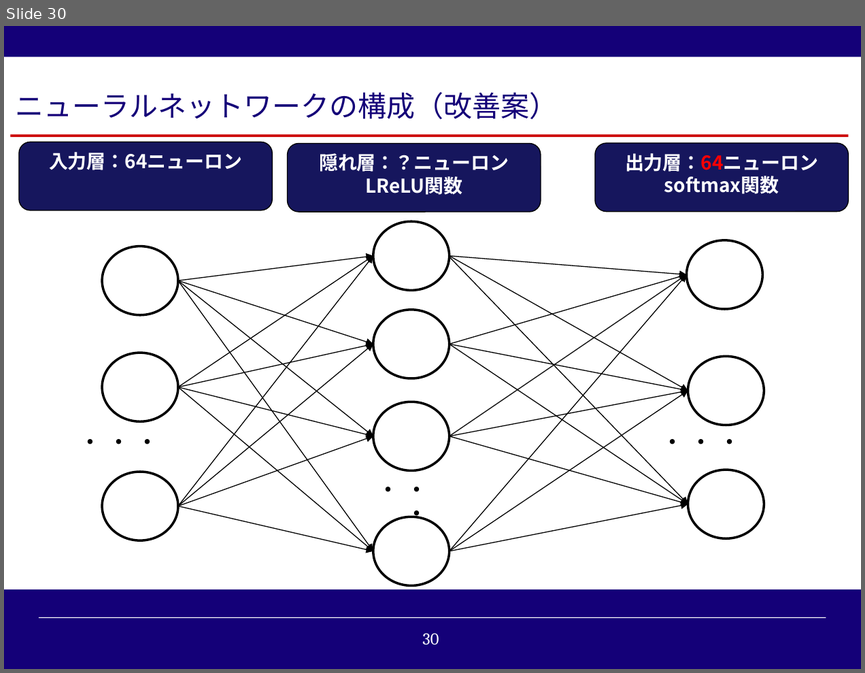
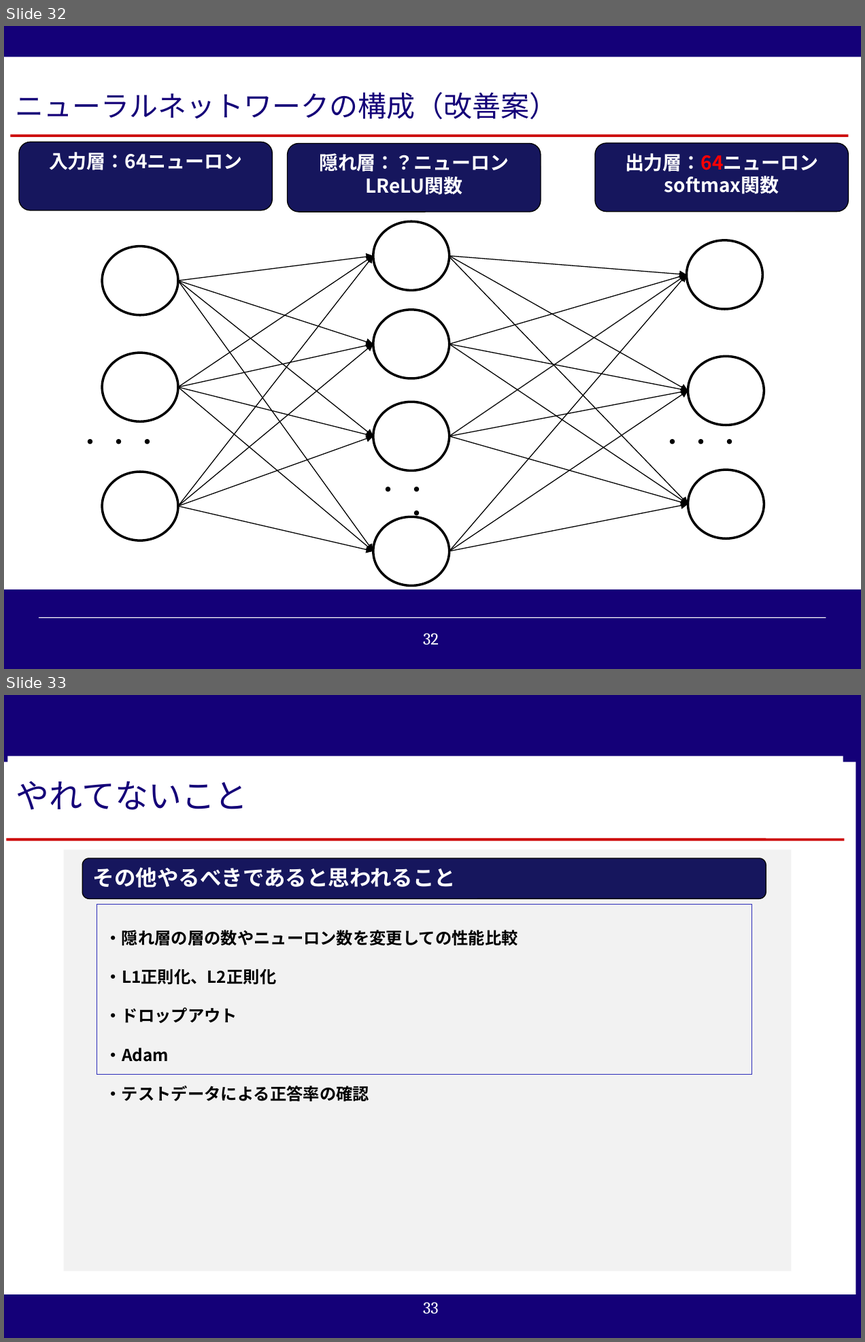
Before and after one commit to reversi-ir/ai-program, a slide deck: reversi-ai/result/オセロAI_技術アカデミー用説明資料.pptx. Shown one above the other, each under a label of ours: slide 30 before the commit, slides 32 and 33 after it. The pictures are 865x673 and 865x1342 pixels, drawn with LibreOffice and Linux fonts; fonts in the diff are those of the drawing; background and template pictures are left out. Boxes give left, top, right and bottom in pixels: in the first picture for what was removed or moved away, otherwise in the second. Text is boxed around its words. In the diff, an @@ line names an element or a change of style, - is before the commit and + after.

```diff
--- a/reversi-ai/result/オセロAI_技術アカデミー用説明資料.pptx
+++ b/reversi-ai/result/オセロAI_技術アカデミー用説明資料.pptx
@@ slide 33 added at (4, 695, 861, 1338), background #140078; not listed: 1 template element that a slide beside it also shows @@
@@ rectangle added at (7, 756, 843, 834), fill #FFFFFF, 28 pt, text #140078 @@
+やれてないこと
@@ rectangle added at (4, 762, 855, 1294), fill #FFFFFF @@
@@ line added from (7, 840) to (844, 840), #CC0000 2.25 pt @@
@@ rectangle added at (63, 849, 791, 1271), fill #F2F2F2 @@
@@ rounded rectangle added at (82, 858, 766, 898), fill #17175C, outline #000000 0.75 pt, 18 pt, text #FFFFFF, bold @@
+その他やるべきであると思われること
@@ rectangle added at (96, 904, 751, 1074), outline #2D2DB9 0.75 pt, 24 pt, text #000000, bold @@
+・隠れ層の層の数やニューロン数を変更しての性能比較
+・L1正則化、L2正則化
+・ドロップアウト
+・Adam
+・テストデータによる正答率の確認
@@ what was slide 30 is now slide 32 @@
@@ page number at (423, 633, 439, 644): text changed @@
-30
+32
```
Also in this commit, not shown: 3 slides changed, 2 other slides added, 1 slide removed, 19 other files.
